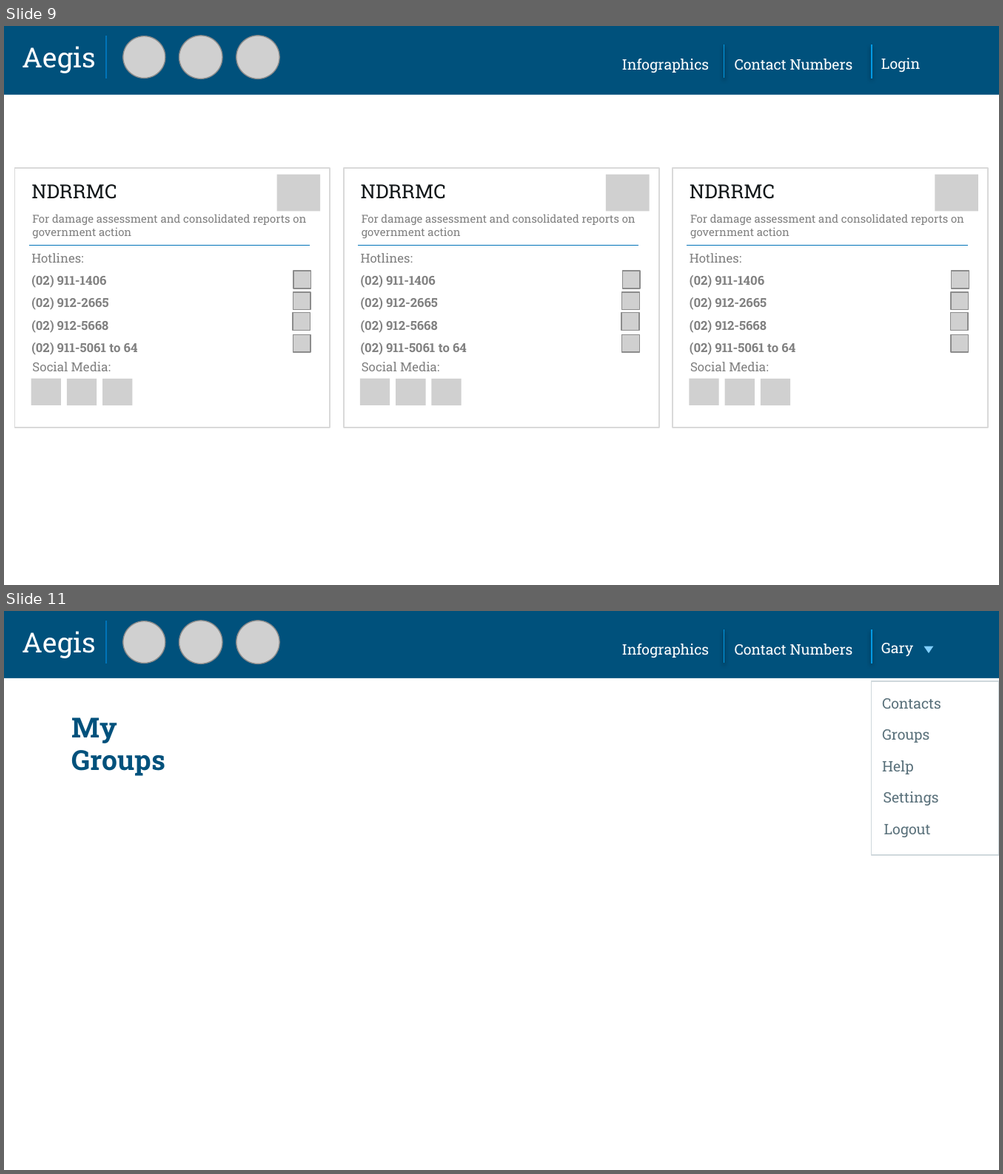
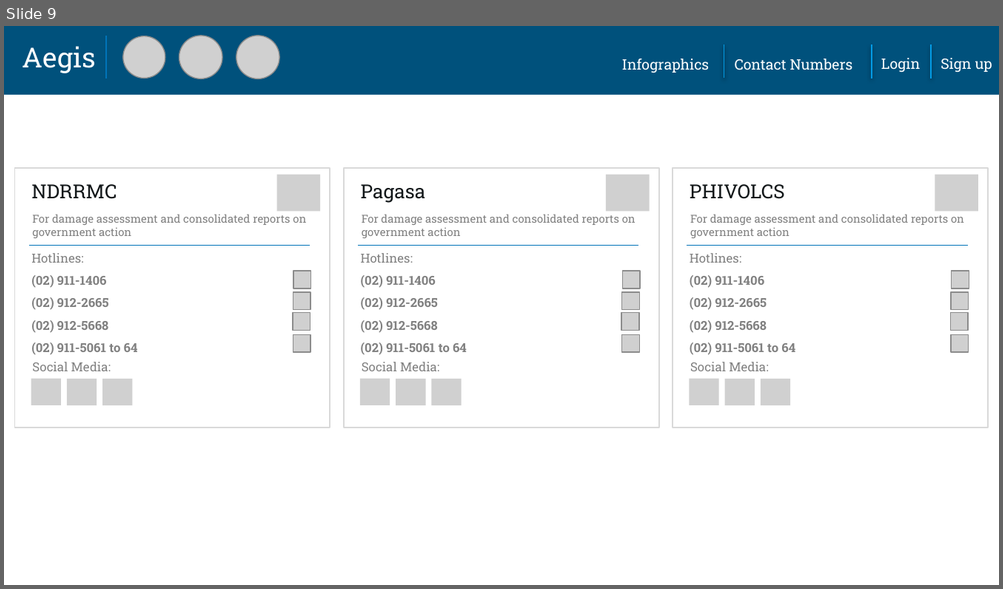
Before and after one commit to knfa28/COMET-Aegis, a slide deck: Aegis - Screen Mockups.pptx. Shown one above the other, each under a label of ours: slides 9 and 11 before the commit, slide 9 after it; the slides between them are not shown. The pictures are 1003x1174 and 1003x589 pixels, drawn with LibreOffice and Linux fonts; fonts in the diff are those of the drawing; grey boxes stand for pictures. Boxes give left, top, right and bottom in pixels: in the first picture for what was removed or moved away, otherwise in the second. Text is boxed around its words. In the diff, an @@ line names an element or a change of style, - is before the commit and + after.

```diff
--- a/Aegis - Screen Mockups.pptx
+++ b/Aegis - Screen Mockups.pptx
@@ slide 11 removed at (4,611,999,1170), background #00517C @@
@@ text removed at (22,631,96,658) @@
-Aegis
@@ line removed from (106, 620) to (106, 664) @@
@@ picture removed at (123,621,165,663) @@
@@ picture removed at (179,621,223,665) @@
@@ picture removed at (236,621,279,665) @@
@@ line removed from (724, 630) to (724, 663) @@
@@ line removed from (871, 630) to (871, 664) @@
@@ text removed at (622,644,708,658) @@
-Infographics
@@ text removed at (734,644,853,655) @@
-Contact Numbers
@@ text removed at (881,643,913,656) @@
-Gary
@@ triangle removed at (924,646,933,652) @@
@@ rectangle removed at (4,678,999,1170) @@
@@ text removed at (72,718,166,776) @@
-My Groups
@@ group removed at (871,681,999,856): 5 texts, 1 rectangle @@
-Contacts
-Groups
-Help
-Settings
-Logout
@@ slide 9 changed as well @@
@@ line added from (931, 45) to (931, 79), #039BE5 1 pt @@
@@ text added at (940,58,992,72), 10.5 pt, text #FFFFFF @@
+Sign up
@@ text at (361,184,426,203): text changed @@
-NDRRMC
+Pagasa
@@ text at (689,184,785,199): text changed @@
-NDRRMC
+PHIVOLCS
```
Also in this commit, not shown: 8 other slides changed, 1 other slide removed.
